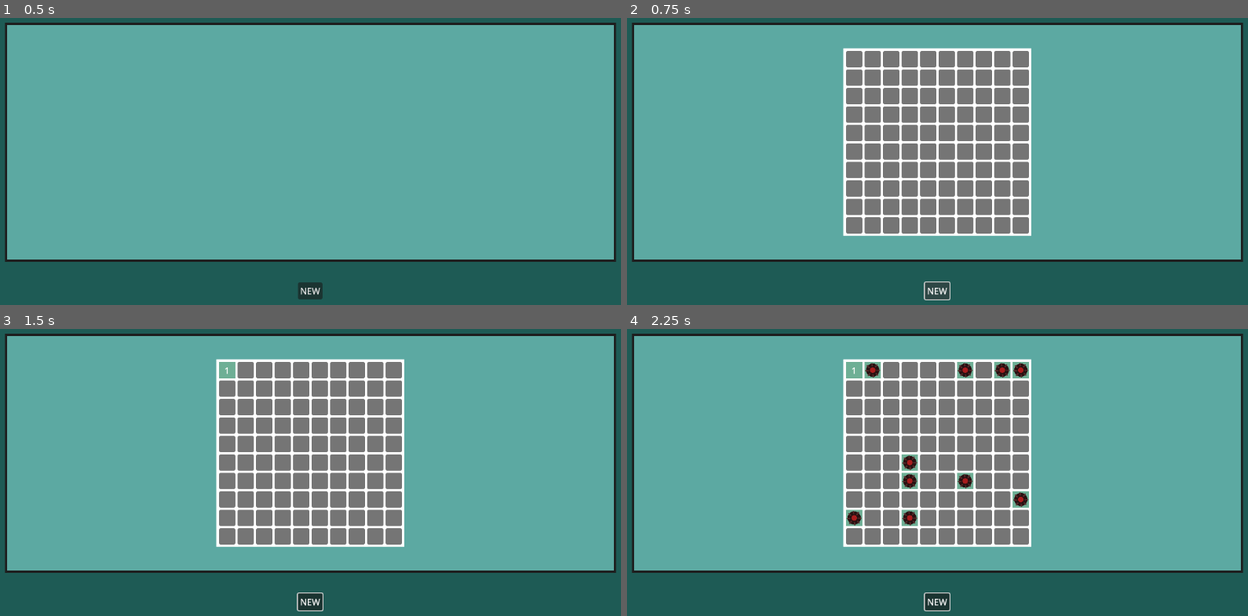
Above: before the commit, frames 1-4 (two rows, left to right).
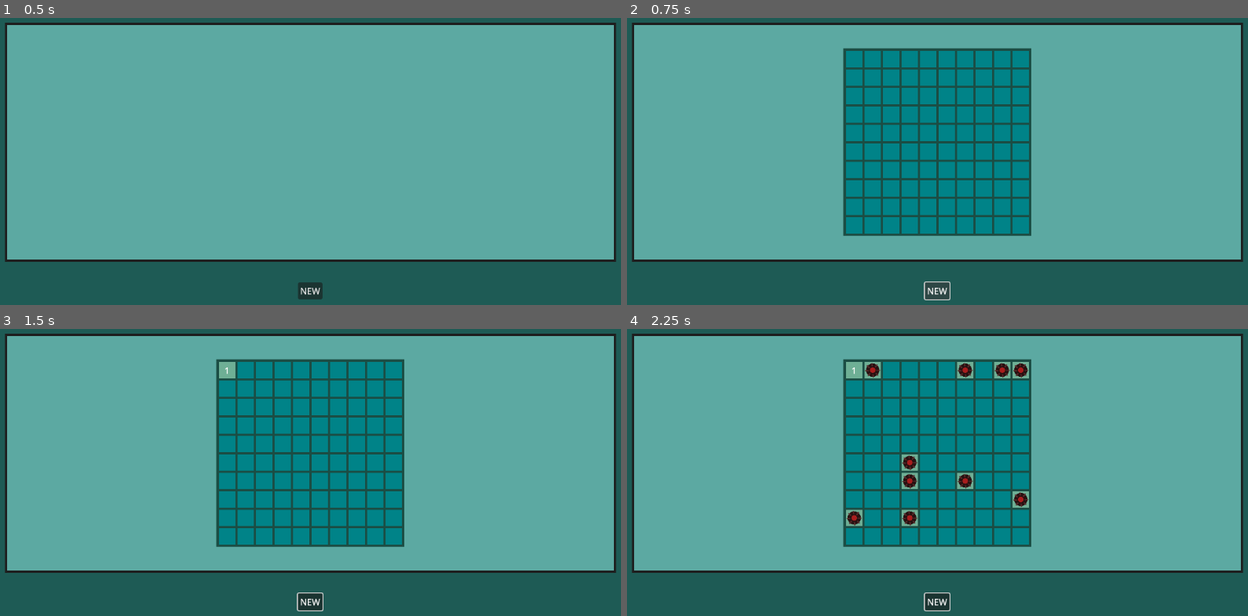
Above: after the commit, the same moments.

Repository: yuris2024/minesweeper
Game: Godot game, scene res://GameManager.tscn
Same seed, same stepped clock (60 frames per second), same inputs: the game is played once before the commit and once after it.
Inputs (mouse positions are in pixels of both pictures, inside the frame that each line leads up to):
- Up to frame 1 (0.5 s): no input
- Up to frame 2 (0.75 s): click "NEW" at 0.5 s
- Up to frame 3 (1.5 s): click "1" at 1.25 s
- Up to frame 4 (2.25 s): click (875, 369) at 2.02 s

Frame 1 is identical in both runs. In frame 2, 20% of the frame differs, in the area x 34-66%, y 10-76%; in frame 3, 20%; in frame 4, 18%.

Commit message:
Change color of unpressed cells

Diff:
--- a/GameBoard.tscn
+++ b/GameBoard.tscn
@@ -26,6 +26,7 @@
 grow_horizontal = 2
 grow_vertical = 2
 theme = SubResource("Theme_hwk7n")
+color = Color(0.108, 0.3, 0.2648, 1)
 
 [node name="GridContainer" type="GridContainer" parent="ColorRect"]
 layout_mode = 1
--- a/cell.gd
+++ b/cell.gd
@@ -6,10 +6,14 @@
 var is_flagged: int = 0
 var skin = "default"
 var cell_position: Vector2
+@export var style_box: StyleBoxFlat
+#CHANGE GRAPHICS TO THIS STYLE BOX!
+
 signal gameover
 signal attempt_quick_reveal
 
 func _ready():
+	add_theme_stylebox_override("normal",style_box)
 	expand_icon = true
 	$cell_bg.texture = load("res://art/skin_" + str(skin) + "/cell_bg.png")
 
--- a/cell.tscn
+++ b/cell.tscn
@@ -1,7 +1,10 @@
-[gd_scene load_steps=5 format=3 uid="uid://eckwqxptl8jb"]
+[gd_scene load_steps=6 format=3 uid="uid://eckwqxptl8jb"]
 
 [ext_resource type="Script" path="res://cell.gd" id="1_if0fg"]
 [ext_resource type="Script" path="res://cell_graphics.gd" id="2_186xk"]
+
+[sub_resource type="StyleBoxFlat" id="StyleBoxFlat_yvtbn"]
+bg_color = Color(0, 0.515347, 0.532578, 1)
 
 [sub_resource type="Theme" id="Theme_pbl76"]
 
@@ -15,6 +18,7 @@
 focus_mode = 0
 button_mask = 3
 script = ExtResource("1_if0fg")
+style_box = SubResource("StyleBoxFlat_yvtbn")
 
 [node name="cell_bg" type="TextureRect" parent="."]
 layout_mode = 1
